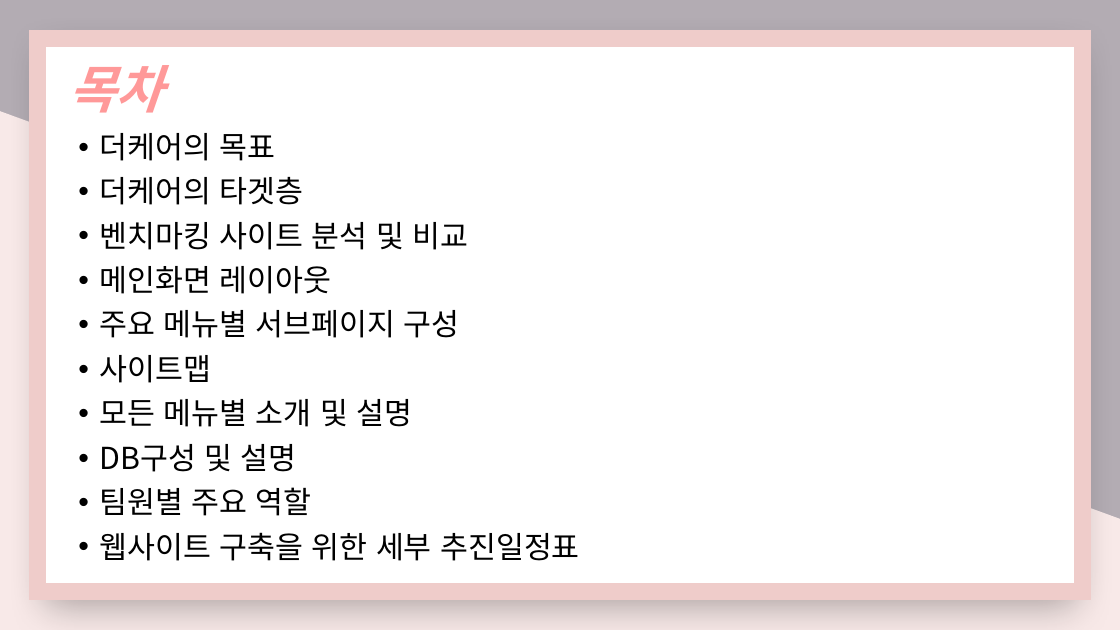
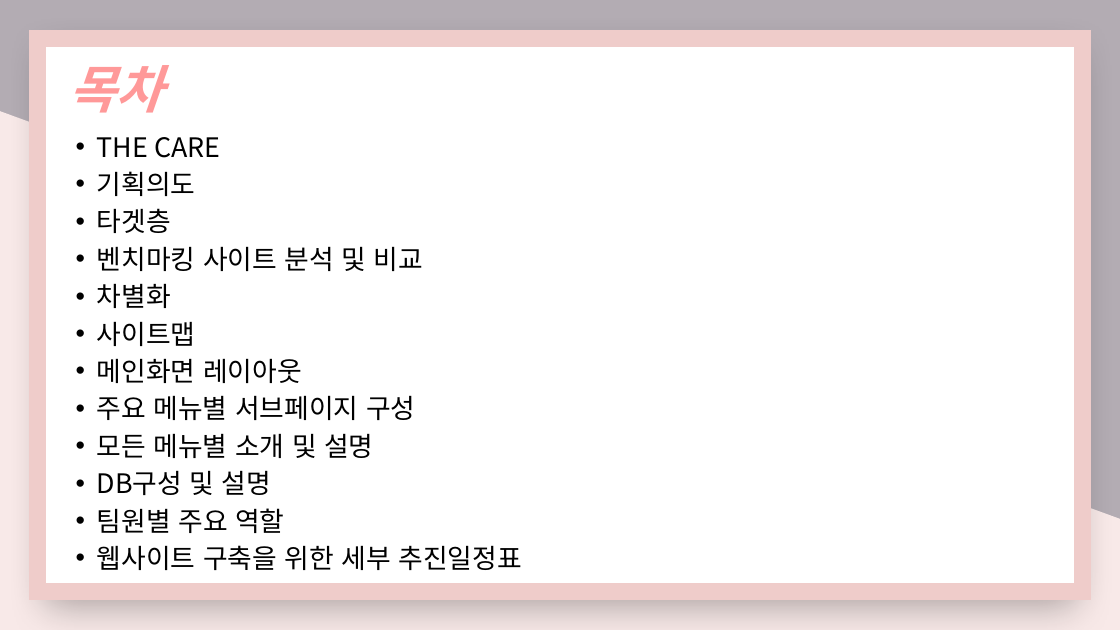
Before and after one commit to nimi2838/thecare, a slide deck: slide 2 of 졸작 기획서.pptx. Drawn at 1120x630 pixels with LibreOffice and Linux fonts; fonts in the diff are those of the drawing. Boxes give left, top, right and bottom in pixels: in the first picture for what was removed or moved away, otherwise in the second. Text is boxed around its words. In the diff, an @@ line names an element or a change of style, - is before the commit and + after.

```diff
--- a/졸작 기획서.pptx
+++ b/졸작 기획서.pptx
@@ text at bbox=[97, 137, 220, 233]: text changed; size 26 to 23 pt @@
-• 더케어의 목표
-• 더케어의 타겟층
+• THE CARE
+• 기획의도
+• 타겟층
@@ text at bbox=[97, 246, 521, 570]: size 26 to 23 pt in "벤치마킹 사이트 분석 및 비교", "메인화면 레이아웃", "주요 메뉴별 서브페이지 구성", "모든 메뉴별 소개 및 설명" and 3 more places; line spacing 0.9 to 0.8 @@
@@ text at bbox=[97, 283, 196, 346]: paragraphs added @@
+• 차별화
+• 사이트맵
@@ text at bbox=[99, 355, 211, 383]: paragraph removed @@
-• 사이트맵
```
Also in this commit, not shown: 4 other slides changed, 3 slides added, 5 slides removed, 3 other files.
